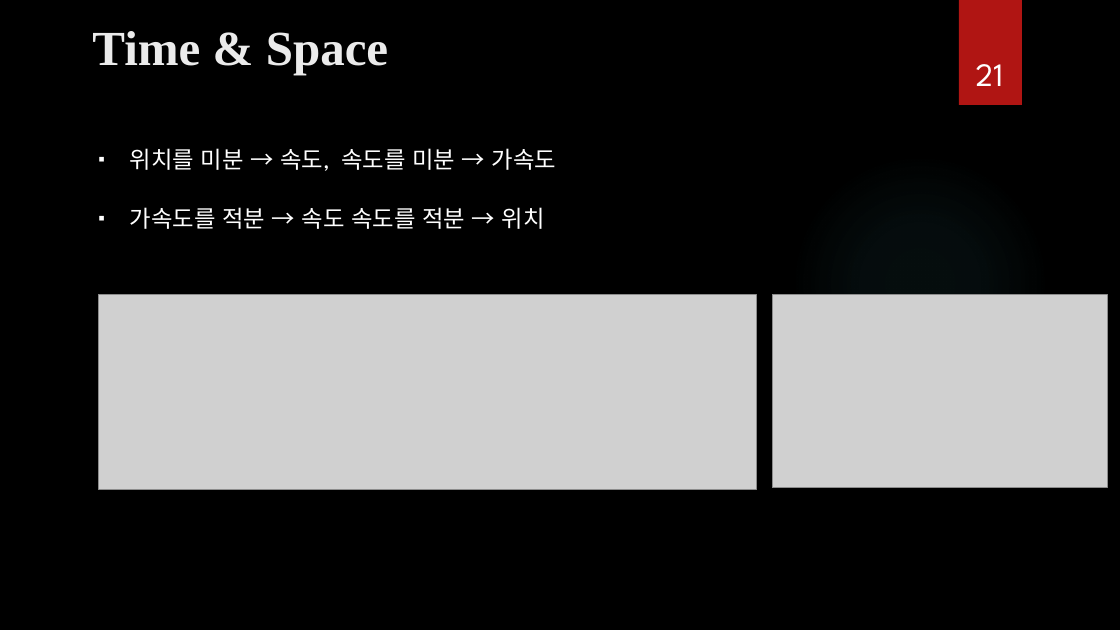
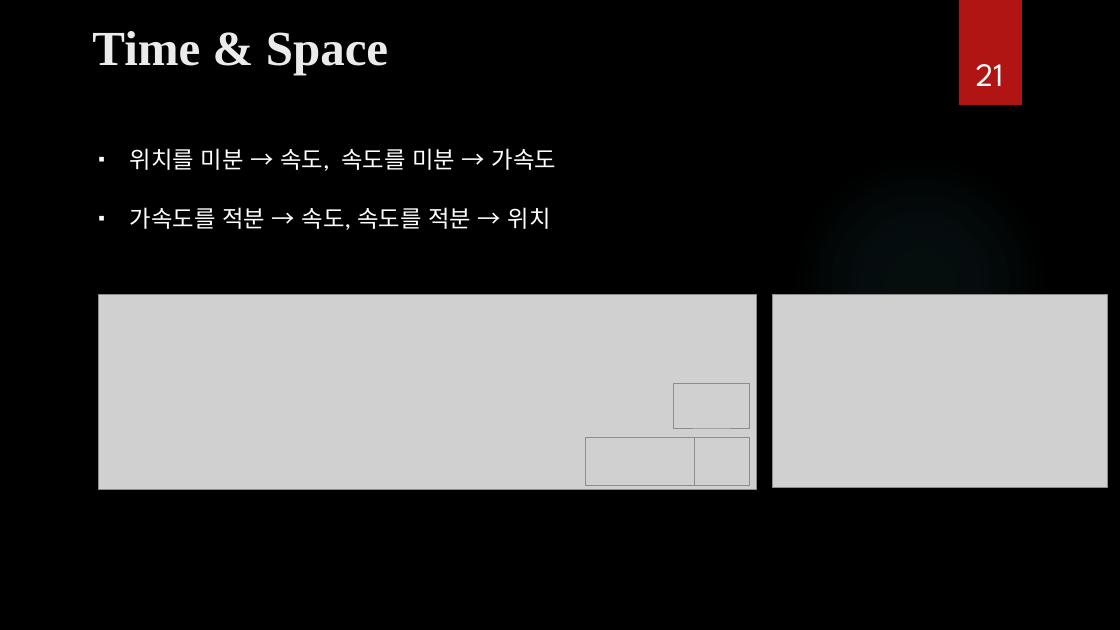
Before and after one commit to ancestor9/mathematics-for-machine-learning, a slide deck: slide 21 of Calculus/Modeling_Simulation_1.pptx. Drawn at 1120x630 pixels with LibreOffice and Linux fonts; fonts in the diff are those of the drawing; grey boxes stand for pictures; background and template pictures are left out. Boxes give left, top, right and bottom in pixels: in the first picture for what was removed or moved away, otherwise in the second. Text is boxed around its words. In the diff, an @@ line names an element or a change of style, - is before the commit and + after.

```diff
--- a/Calculus/Modeling_Simulation_1.pptx
+++ b/Calculus/Modeling_Simulation_1.pptx
@@ text at (x1=130, y1=207, x2=550, y2=230): text changed @@
-▪ 가속도를 적분 → 속도 속도를 적분 → 위치
+▪ 가속도를 적분 → 속도, 속도를 적분 → 위치
@@ picture added at (x1=674, y1=384, x2=750, y2=429) @@
@@ picture added at (x1=586, y1=437, x2=695, y2=486) @@
@@ picture added at (x1=676, y1=437, x2=749, y2=486) @@
```
